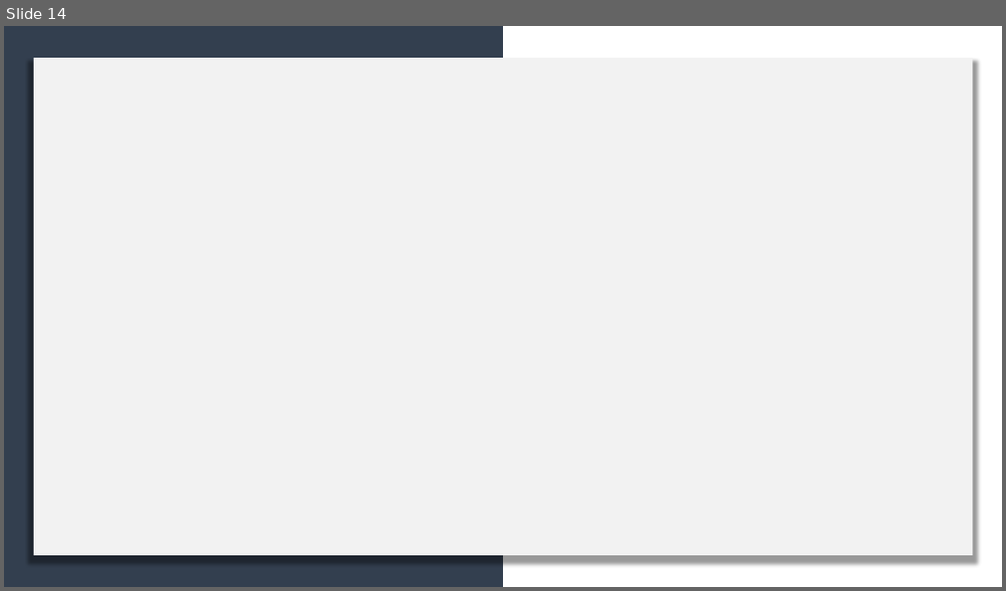
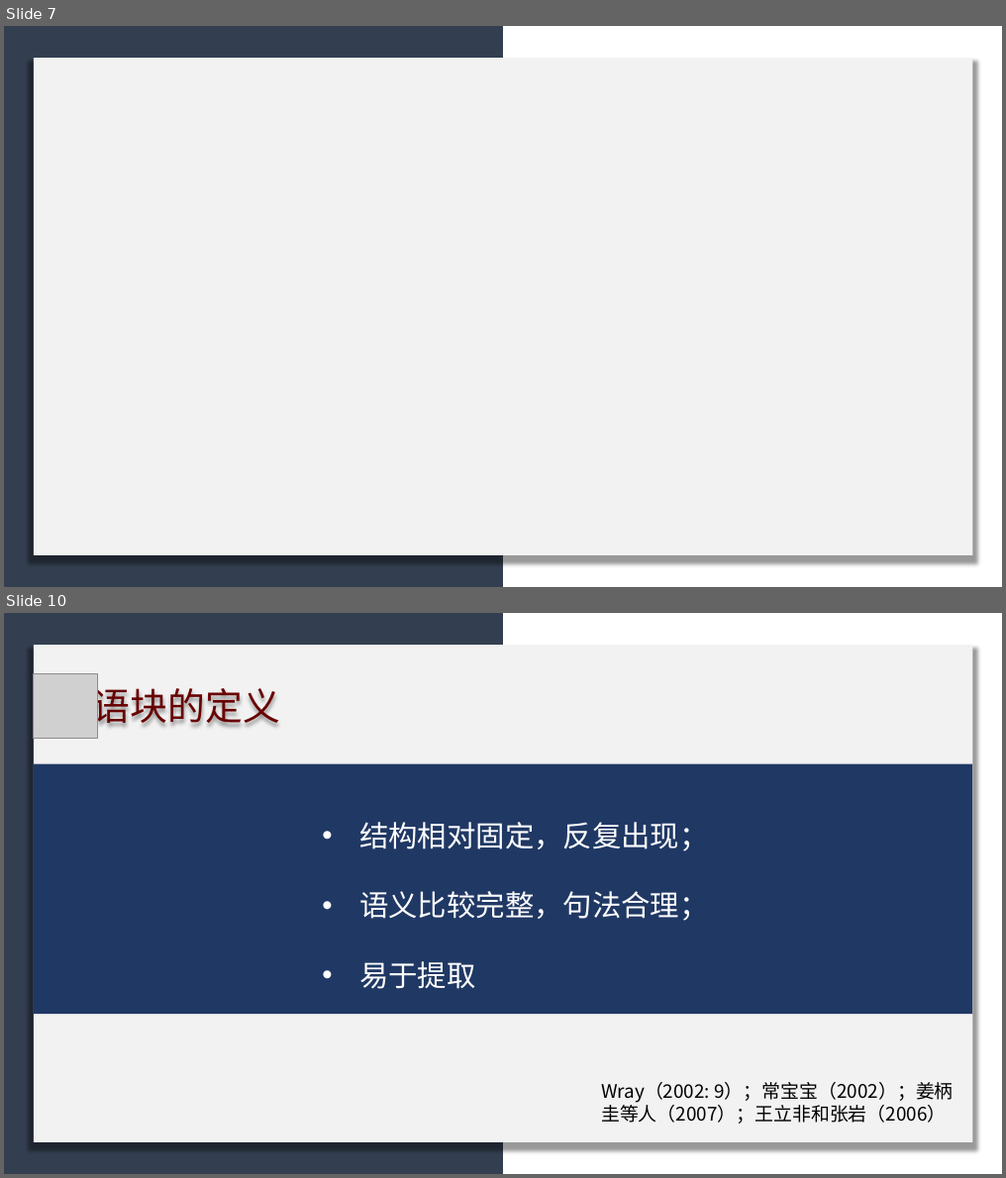
Before and after one commit to licheng0573/RosettaStone, a slide deck: 二组展示_10_24.pptx. Shown one above the other, each under a label of ours: slide 14 before the commit, slides 7 and 10 after it; the slides between them are not shown. The pictures are 1006x591 and 1006x1178 pixels, drawn with LibreOffice and Linux fonts; fonts in the diff are those of the drawing; grey boxes stand for pictures. Boxes give left, top, right and bottom in pixels: in the first picture for what was removed or moved away, otherwise in the second. Text is boxed around its words. In the diff, an @@ line names an element or a change of style, - is before the commit and + after.

```diff
--- a/二组展示_10_24.pptx
+++ b/二组展示_10_24.pptx
@@ slide 10 added at <box>4,613,1002,1174</box>, background #FFFFFF @@
@@ rectangle added at <box>4,613,503,1174</box>, fill #333F50 @@
@@ rectangle added at <box>33,646,973,1143</box>, fill #F2F2F2 @@
@@ picture added at <box>33,673,98,738</box> @@
@@ text added at <box>93,682,280,731</box>, 36 pt, text #680000 @@
+语块的定义
@@ rectangle added at <box>33,764,973,1014</box>, fill #203864 @@
@@ text added at <box>359,822,708,989</box>, 28 pt, text #FFFFFF @@
+• 结构相对固定，反复出现；
+• 语义比较完整，句法合理；
+• 易于提取
@@ text added at <box>601,1082,953,1124</box>, 18 pt, text #000000 @@
+Wray（2002: 9）；常宝宝（2002）；姜柄圭等人（2007）；王立非和张岩（2006）
@@ what was slide 14 is now slide 7 @@
```
Also in this commit, not shown: 10 slides changed, 9 other slides added, 8 slides removed, 2 other files.
